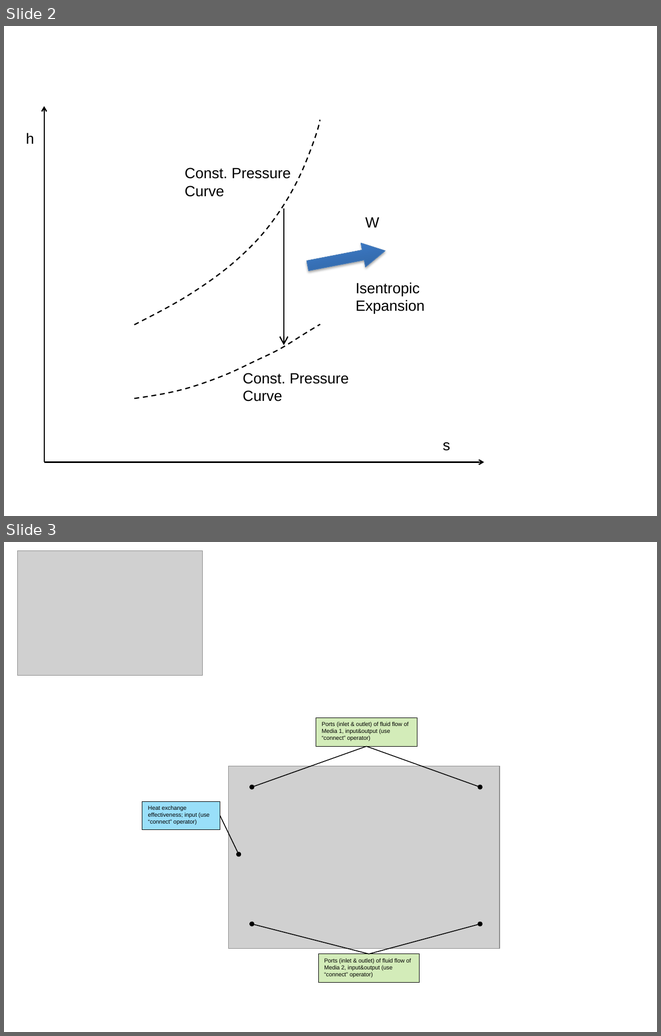
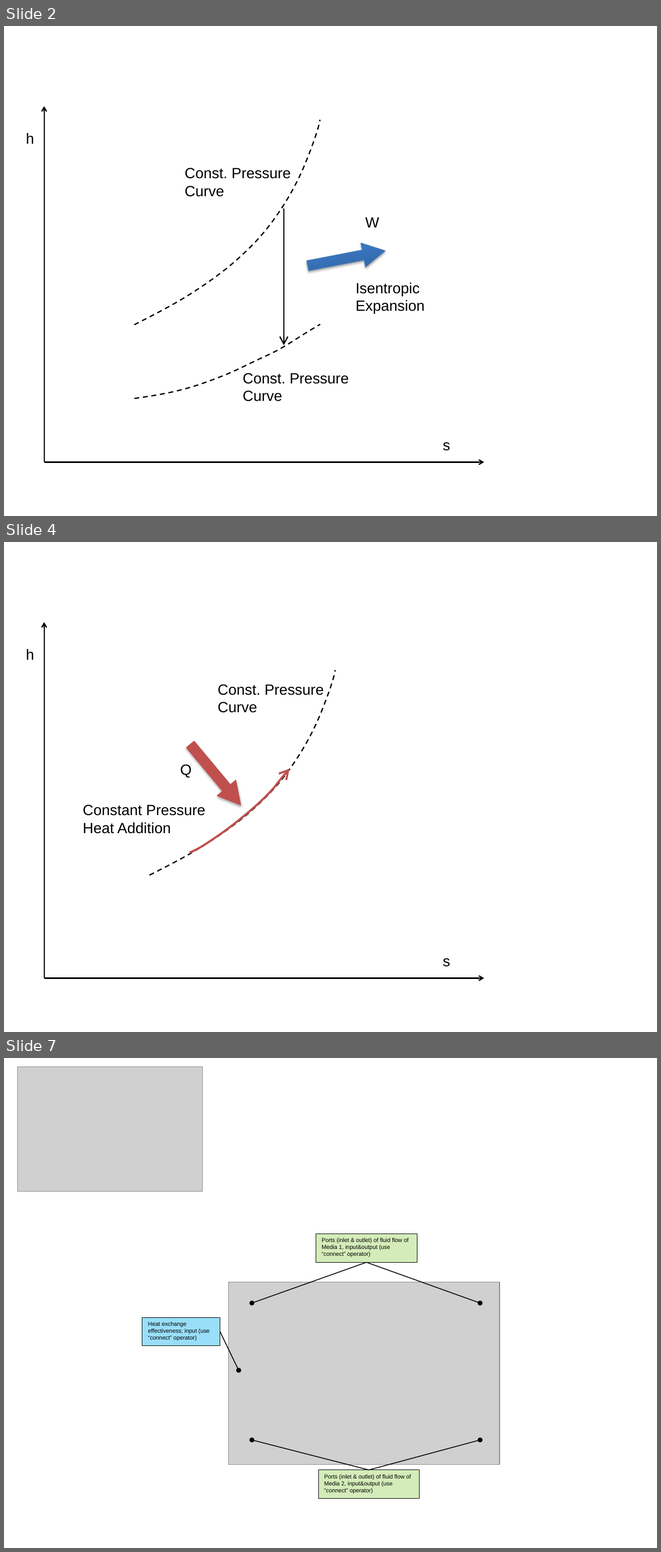
Before and after one commit to zeta-plusplus/FluidSystemComponents, a slide deck: figs/makeFig.pptx. Shown one above the other, each under a label of ours: slides 2 and 3 before the commit, slides 2, 4 and 7 after it; the slides between them are not shown. The pictures are 661x1036 and 661x1552 pixels, drawn with LibreOffice and Linux fonts; fonts in the diff are those of the drawing; grey boxes stand for pictures. Boxes give left, top, right and bottom in pixels: in the first picture for what was removed or moved away, otherwise in the second. Text is boxed around its words. In the diff, an @@ line names an element or a change of style, - is before the commit and + after.

```diff
--- a/figs/makeFig.pptx
+++ b/figs/makeFig.pptx
@@ slide 4 added at [4,542,657,1032], background #FFFFFF @@
@@ arrow added from (44, 978) to (44, 622), #000000 1.5 pt @@
@@ text added at [26,649,34,660], 18 pt, text #000000 @@
+h
@@ freeform shape added at [150,670,335,875], outline #000000 1.5 pt dashed @@
@@ text added at [218,684,324,713], 18 pt, text #000000 @@
+Const. Pressure Curve
@@ right arrow added at [180,737,250,813], fill #C0504D, outline #C0504D 0.75 pt @@
@@ text added at [180,764,192,777], 18 pt, text #000000 @@
+Q
@@ freeform shape added at [190,769,289,853], outline #C0504D 2.5 pt @@
@@ text added at [83,804,205,834], 18 pt, text #000000 @@
+Constant Pressure Heat Addition
@@ text added at [443,958,450,967], 18 pt, text #000000 @@
+s
@@ arrow added from (44, 978) to (484, 978), #000000 1.5 pt @@
@@ what was slide 3 is now slide 7 @@
```
Also in this commit, not shown: 3 other slides added, 11 other files.
